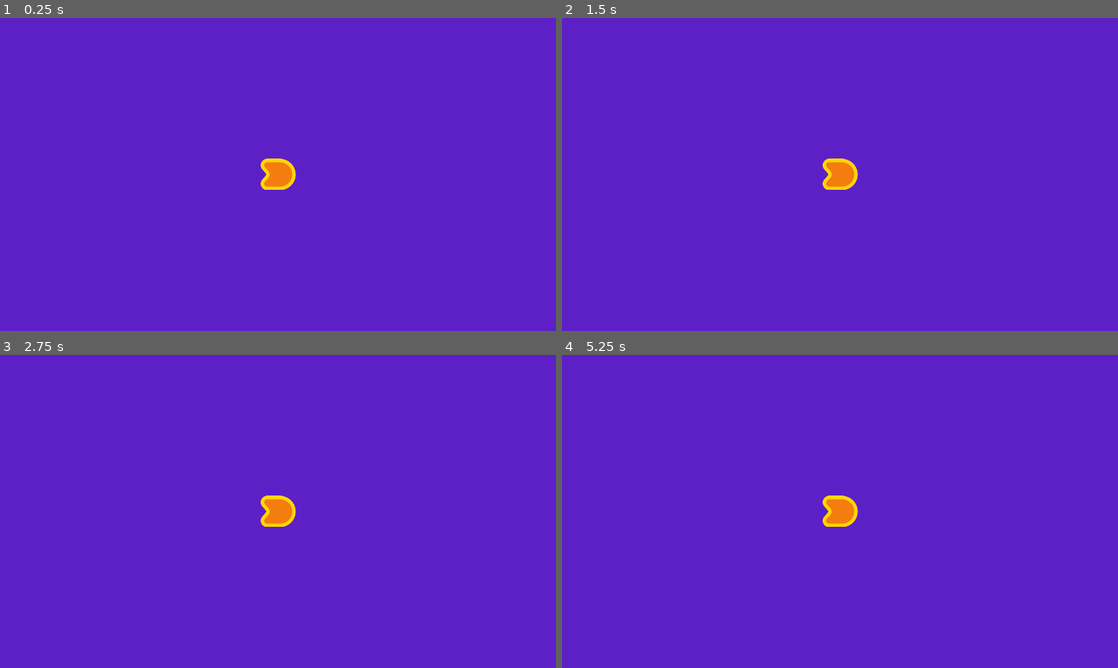
Above: before the commit, frames 1-4 (two rows, left to right).
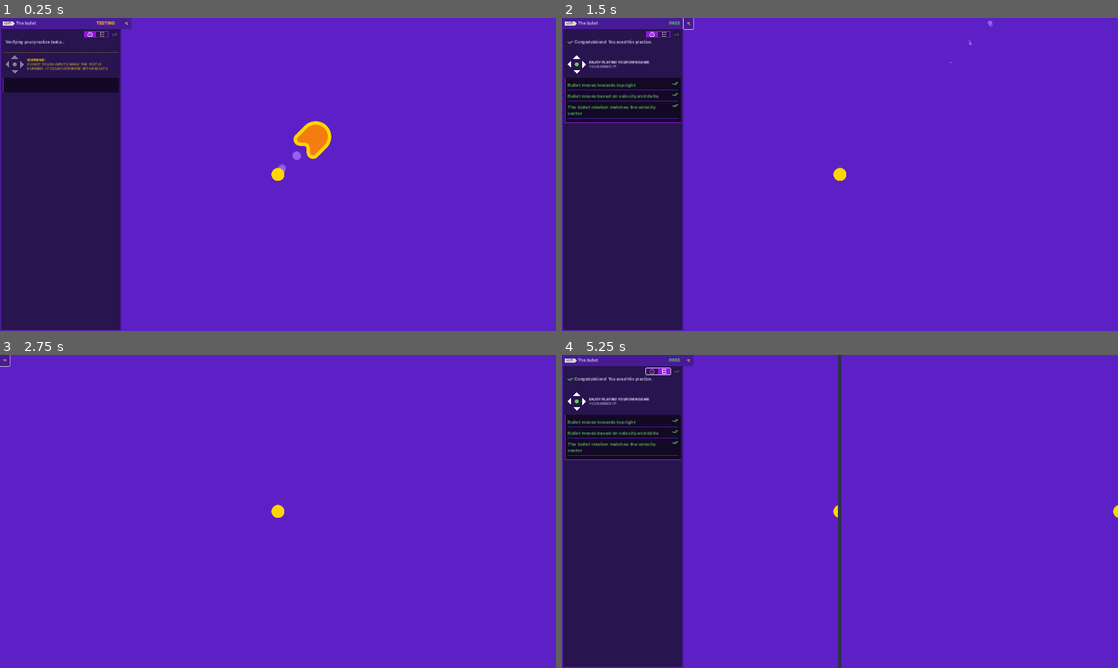
Above: after the commit, the same moments.

Repository: jonathanngkh/gdquest-jon
Game: Godot game, scene res://practices/L2.P1.bullet/bullet.tscn
Same seed, same stepped clock (60 frames per second), same inputs: the game is played once before the commit and once after it. The project has no main scene, so this scene is started directly.
Inputs (mouse positions are in pixels of both pictures, inside the frame that each line leads up to):
- Up to frame 1 (0.25 s): no input
- Up to frame 2 (1.5 s): click (689, 24) at 0.52 s; click (567, 24) at 1.27 s
- Up to frame 3 (2.75 s): click (127, 361) at 2.02 s
- Up to frame 4 (5.25 s): tap Enter at 2.75, 4.25 s; move the mouse to (962, 495) at 2.77 s; tap Z at 2.85, 3.6, 4.35 s; click (962, 495) at 2.92 s; tap Space at 3.02, 3.5, 3.77 s; move the mouse to (728, 527) at 3.52 s; click (728, 527) at 3.67 s; move the mouse to (895, 442) at 4.27 s; click (895, 442) at 4.42 s; click (656, 370) at 5.02 s

The runs differ from the first frame. In frame 1, 23% of the frame differs, in the area x 0-60%, y 0-100%; in frame 2, 23%; in frame 3, 0.6%; in frame 4, 23%, in the area x 0-100%, y 0-100%.

Commit message:
Lesson 2 part 1 done

Diff:
--- a/M04.to_space_and_beyond_workbook/practices/L2.P1.bullet/bullet.gd
+++ b/M04.to_space_and_beyond_workbook/practices/L2.P1.bullet/bullet.gd
@@ -1,9 +1,10 @@
 extends Sprite2D
 
 # Change the bullet's velocity to move towards the top right.
-var velocity := Vector2(500, 0)
+var velocity := Vector2(500, -500)
 
 # Complete the process function to make the bullet move based on the velocity
 # vector. Also, rotate the bullet to match the velocity vector's angle.
 func _process(delta: float) -> void:
-	pass
+	position += velocity * delta
+	rotation = velocity.angle()
--- a/M04.to_space_and_beyond_workbook/practices/L2.P1.bullet/bullet.tscn
+++ b/M04.to_space_and_beyond_workbook/practices/L2.P1.bullet/bullet.tscn
@@ -1,9 +1,9 @@
-[gd_scene load_steps=8 format=3]
+[gd_scene load_steps=8 format=3 uid="uid://t80uag5pl4dg"]
 
-[ext_resource type="Texture2D" path="res://assets/practice_assets/shape_ship.png" id="1_qy27c"]
+[ext_resource type="Texture2D" uid="uid://d1xp2mgpkkc42" path="res://assets/practice_assets/shape_ship.png" id="1_qy27c"]
 [ext_resource type="Script" path="res://practices/L2.P1.bullet/bullet.gd" id="2_1aero"]
-[ext_resource type="Texture2D" path="res://assets/practice_assets/ellipse_white.png" id="3_d6kn2"]
-[ext_resource type="Texture2D" path="res://assets/practice_assets/ellipse_yellow.png" id="4_btl2y"]
+[ext_resource type="Texture2D" uid="uid://bkueifls7csiy" path="res://assets/practice_assets/ellipse_white.png" id="3_d6kn2"]
+[ext_resource type="Texture2D" uid="uid://ci5b253al1tus" path="res://assets/practice_assets/ellipse_yellow.png" id="4_btl2y"]
 
 [sub_resource type="Curve" id="Curve_awpf5"]
 _data = [Vector2(0, 0.663194), 0.0, 0.0, 0, 0, Vector2(1, 0), -0.0319997, 0.0, 0, 0]
--- a/M04.to_space_and_beyond_workbook/project.godot
+++ b/M04.to_space_and_beyond_workbook/project.godot
@@ -15,6 +15,11 @@
 config/features=PackedStringArray("4.2", "Forward Plus")
 config/icon="res://assets/ship.png"
 
+[autoload]
+
+UITestPanel="*res://addons/gdquest_practice_framework/tester/ui_test_panel.tscn"
+Metadata="*res://addons/gdquest_practice_framework/practice_solutions/metadata.gd"
+
 [display]
 
 window/size/viewport_width=1920
@@ -24,6 +29,10 @@
 window/size/window_height_override=648
 window/stretch/mode="canvas_items"
 
+[editor_plugins]
+
+enabled=PackedStringArray("res://addons/gdquest_practice_framework/plugin.cfg")
+
 [rendering]
 
 renderer/rendering_method="gl_compatibility"
